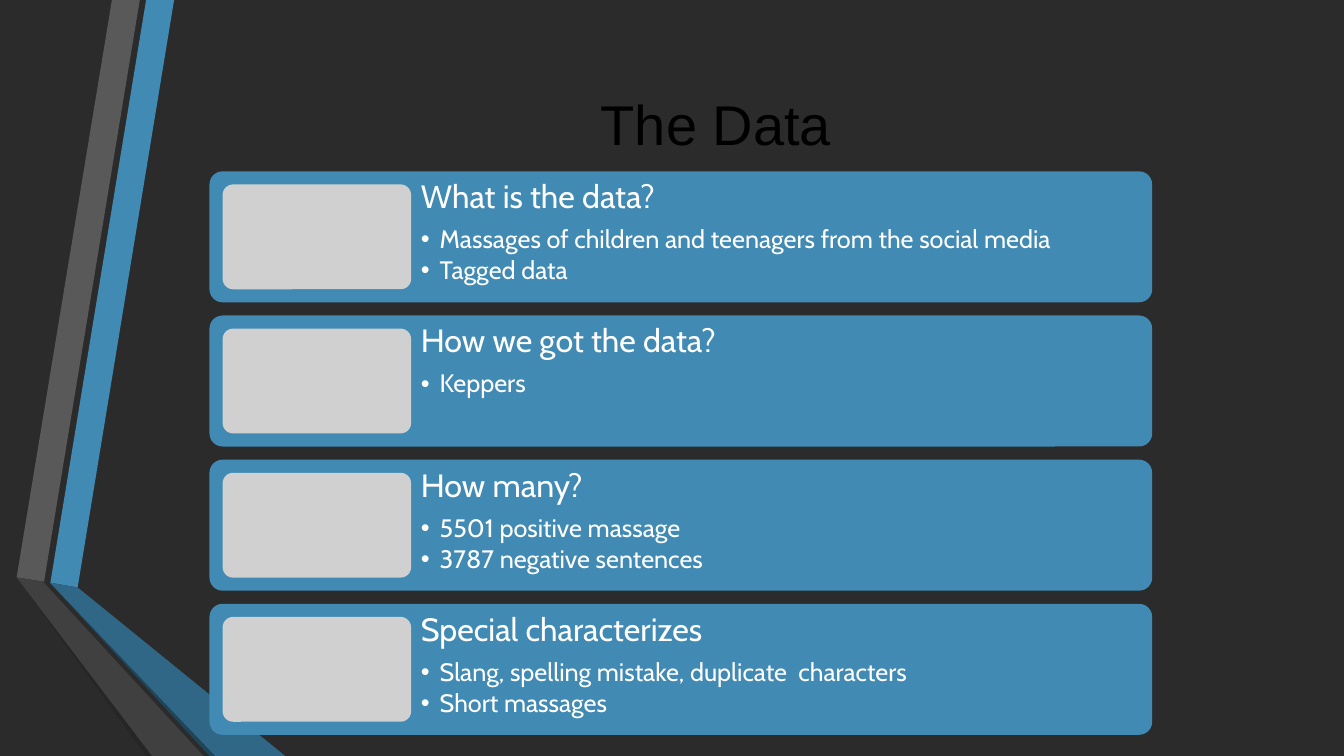
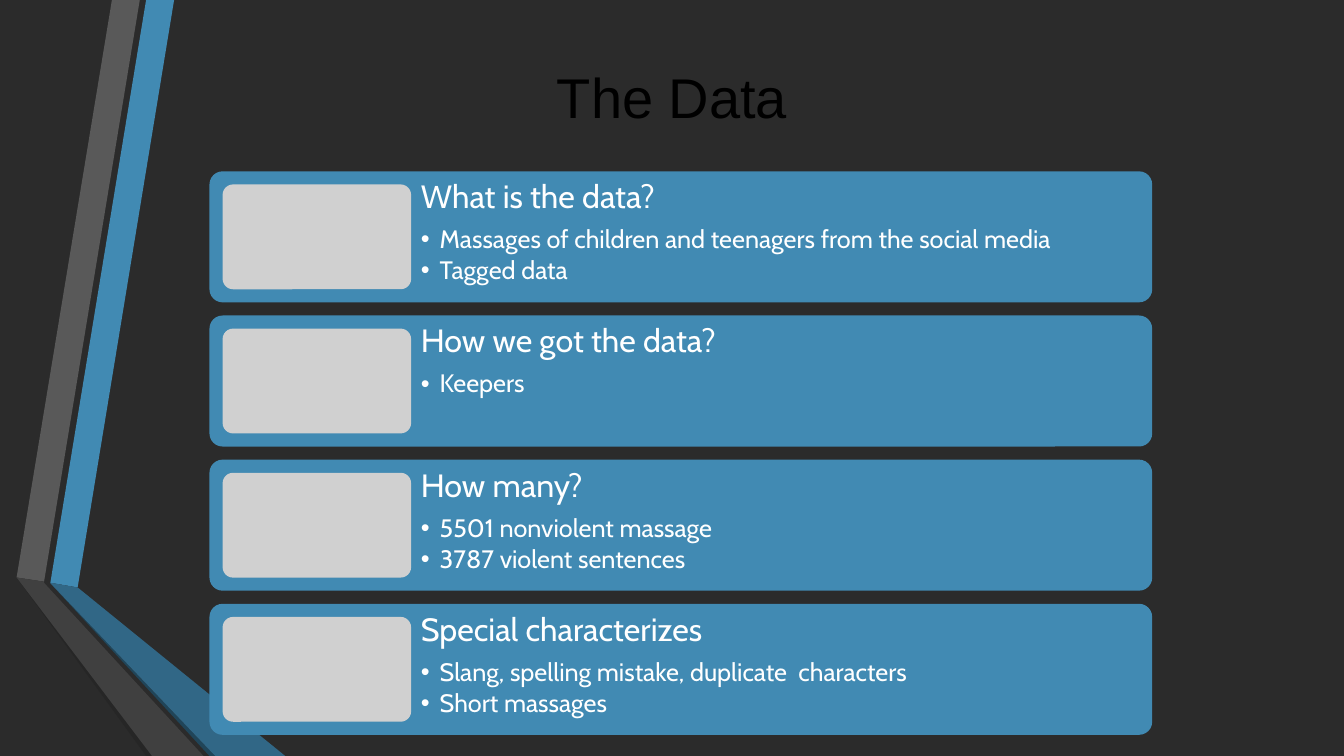
Before and after one commit to may-tal/nlpProject, a slide deck: slide 6 of CyberBullying.pptx. Drawn at 1344x756 pixels with LibreOffice and Linux fonts; fonts in the diff are those of the drawing; grey boxes stand for pictures; background and template pictures are left out; a plain dark background stands for a picture behind light text. Boxes give left, top, right and bottom in pixels: in the first picture for what was removed or moved away, otherwise in the second. Text is boxed around its words. In the diff, an @@ line names an element or a change of style, - is before the commit and + after.

```diff
--- a/CyberBullying.pptx
+++ b/CyberBullying.pptx
@@ title "The Data": place and size @@
-title "The Data" at <box>601,105,831,145</box>
+title "The Data" at <box>557,78,787,118</box>
@@ text at <box>440,374,525,398</box>: text changed @@
-  • Keppers
+  • Keepers
@@ text at <box>440,518,713,569</box>: text changed @@
-  • 5501 positive massage
-  • 3787 negative sentences
+  • 5501 nonviolent massage
+  • 3787 violent sentences
```
Also in this commit, not shown: 8 other slides changed, 4 slides added, 3 slides removed.
